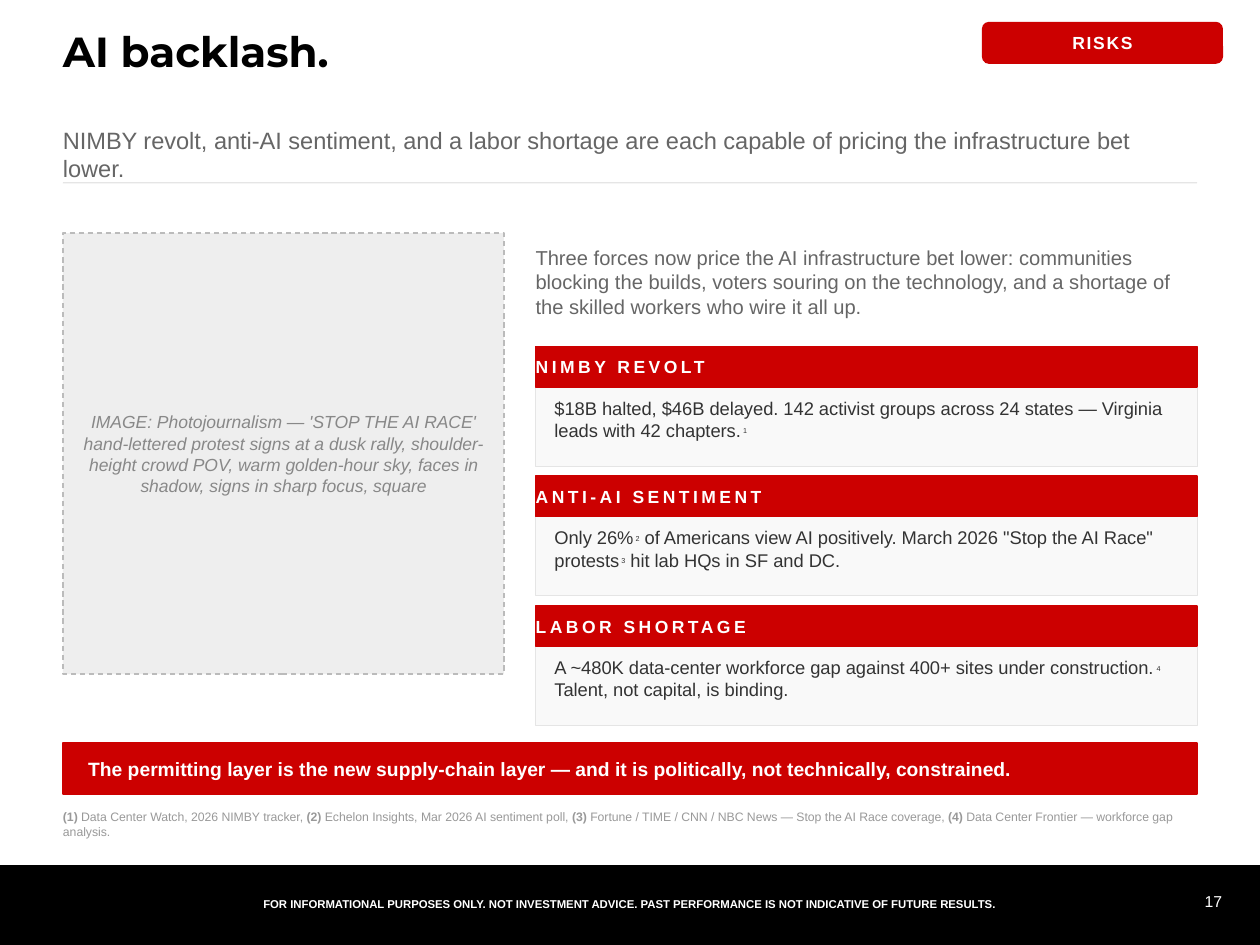
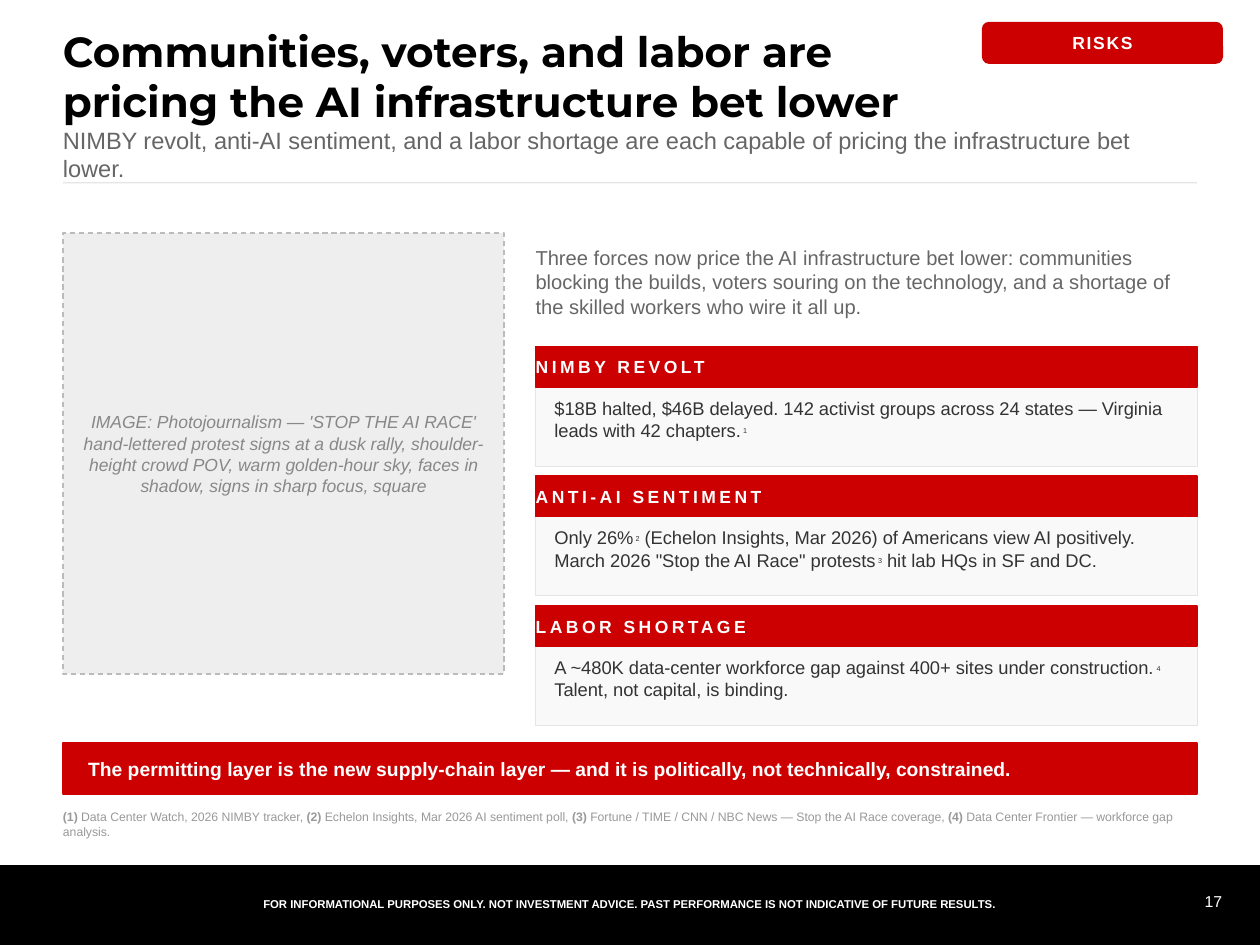
Before and after one commit to samuelcmcclellan-cell/ai-markets-deck, a slide deck: slide 17 of ai-markets-deck.pptx. Drawn at 1260x945 pixels with LibreOffice and Linux fonts; fonts in the diff are those of the drawing. Boxes give left, top, right and bottom in pixels: in the first picture for what was removed or moved away, otherwise in the second. Text is boxed around its words. In the diff, an @@ line names an element or a change of style, - is before the commit and + after.

```diff
--- a/ai-markets-deck.pptx
+++ b/ai-markets-deck.pptx
@@ text at (63, 34, 899, 126): text changed @@
-AI backlash.
+Communities, voters, and labor are pricing the AI infrastructure bet lower
@@ text at (554, 530, 1135, 570): text changed @@
-Only 26% 2 of Americans view AI positively. March 2026 "Stop the AI Race" protests 3 hit lab HQs in SF and DC.
+Only 26% 2 (Echelon Insights, Mar 2026) of Americans view AI positively. March 2026 "Stop the AI Race" protests 3 hit lab HQs in SF and DC.
```
Also in this commit, not shown: 17 other slides changed, 20 other files.
